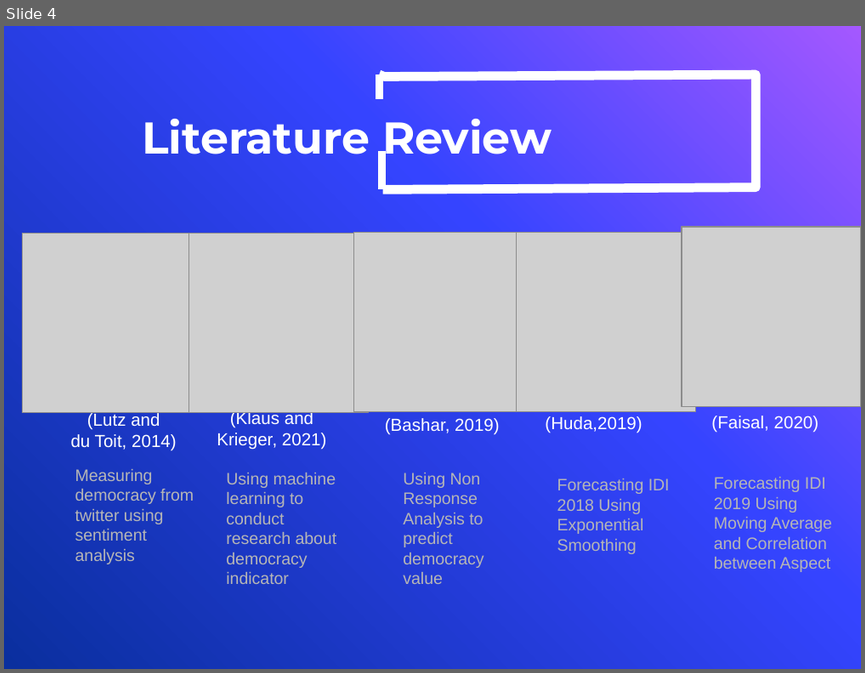
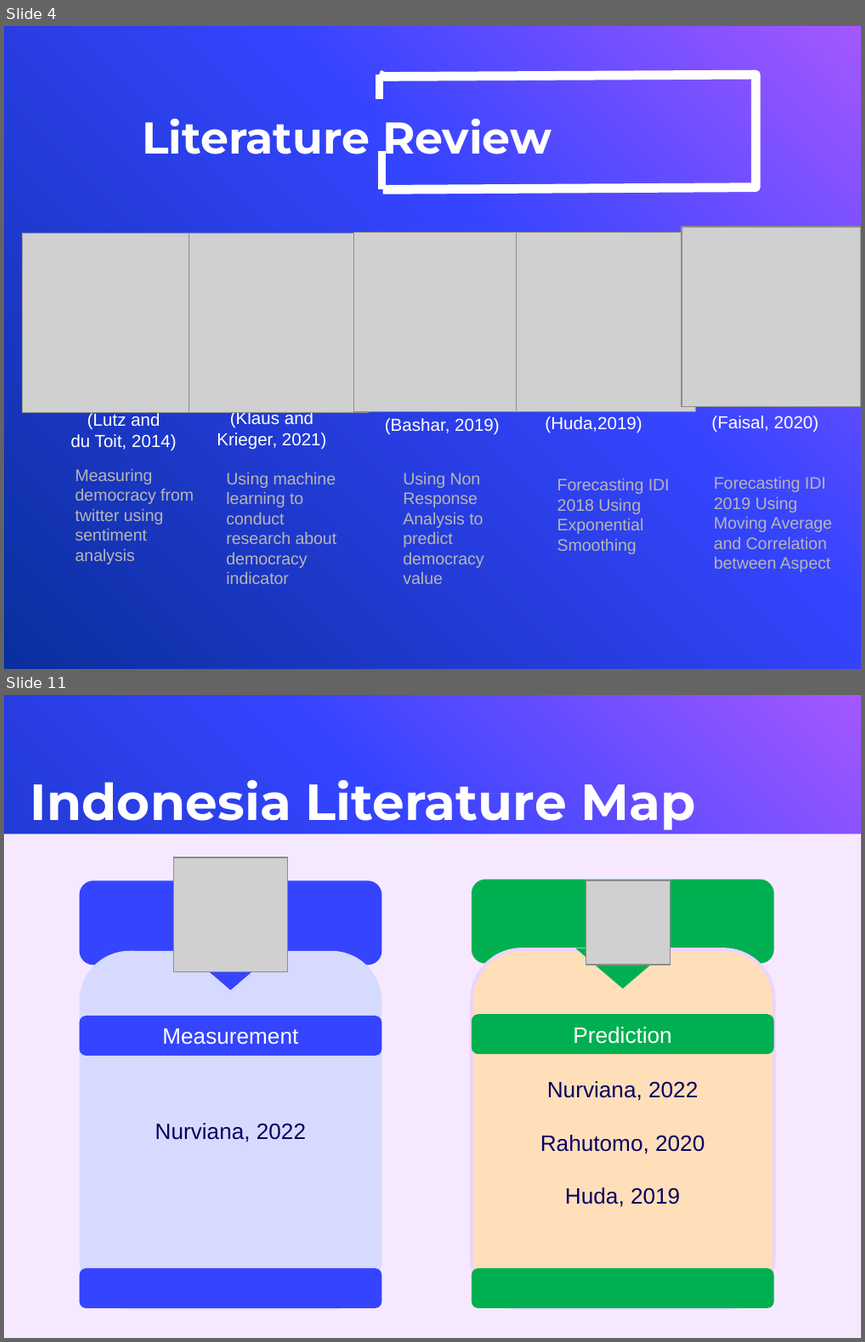
Before and after one commit to novanurviana/catatanbimbingan, a slide deck: bab 1.pptx. Shown one above the other, each under a label of ours: slide 4 before the commit, slides 4 and 11 after it; the slides between them are not shown. The pictures are 865x673 and 865x1342 pixels, drawn with LibreOffice and Linux fonts; fonts in the diff are those of the drawing; grey boxes stand for pictures; background and template pictures are left out. Boxes give left, top, right and bottom in pixels: in the first picture for what was removed or moved away, otherwise in the second. Text is boxed around its words. In the diff, an @@ line names an element or a change of style, - is before the commit and + after.

```diff
--- a/bab 1.pptx
+++ b/bab 1.pptx
@@ slide 11 added at bbox=[4, 695, 861, 1338], background picture (left out) @@
@@ title added at bbox=[30, 780, 696, 830], 32 pt, text #FFFFFF, bold @@
+Indonesia Literature Map
@@ rectangle added at bbox=[4, 834, 861, 1338], fill #F6E9FF @@
@@ picture added at bbox=[173, 857, 287, 971] @@
@@ rounded rectangle added at bbox=[80, 880, 382, 964], fill #3544FF @@
@@ rounded rectangle added at bbox=[472, 879, 774, 964], fill #00B050 @@
@@ picture added at bbox=[585, 880, 670, 964] @@
@@ triangle added at bbox=[575, 947, 670, 987], fill #00B050 @@
@@ rounded rectangle added at bbox=[80, 951, 382, 1310], fill #D7DAFF, 14 pt, text #050060 @@
+Nurviana, 2022
@@ triangle added at bbox=[183, 950, 279, 990], fill #3544FF @@
@@ rounded rectangle added at bbox=[472, 950, 774, 1309], fill #FFDFBA, outline #EDD3FF 2 pt, 14 pt, text #050060 @@
+Nurviana, 2022
+Rahutomo, 2020
+Huda, 2019
@@ rounded rectangle added at bbox=[80, 1016, 382, 1056], fill #3544FF, 14 pt, text #FFFFFF @@
+Measurement
@@ rounded rectangle added at bbox=[472, 1014, 774, 1054], fill #00B050, 14 pt, text #FFFFFF @@
+Prediction
@@ rounded rectangle added at bbox=[80, 1269, 382, 1309], fill #3544FF @@
@@ rounded rectangle added at bbox=[472, 1269, 774, 1309], fill #00B050 @@
```
Also in this commit, not shown: 6 other slides added, 2 other files.
